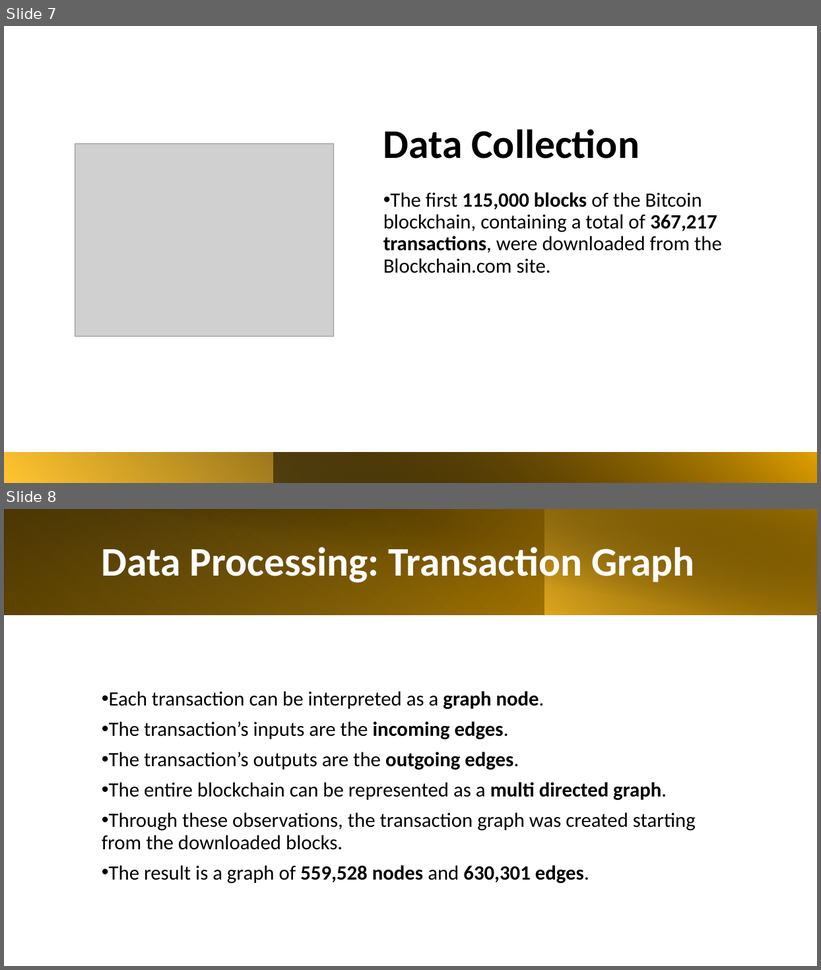
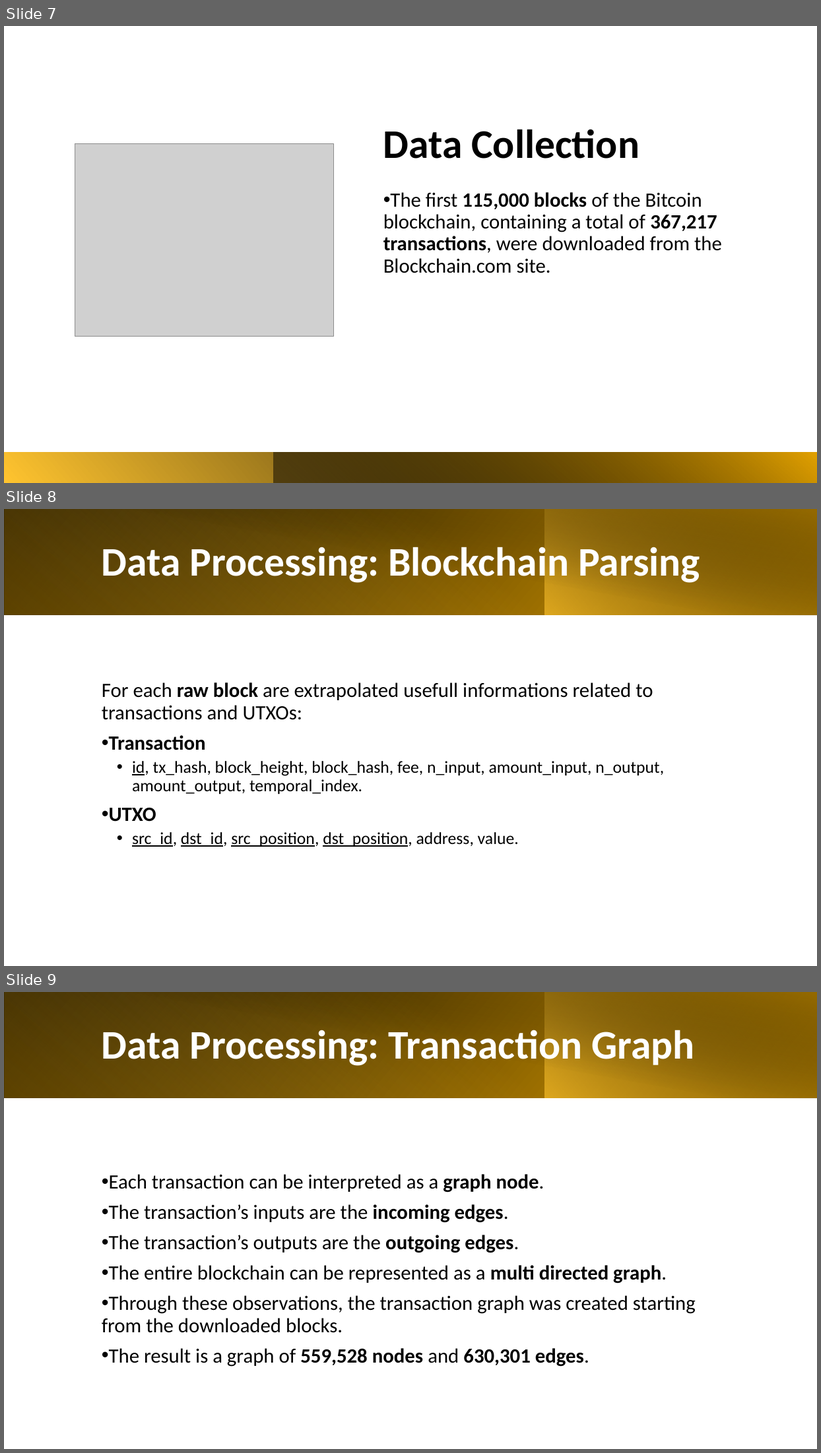
Before and after one commit to VincenzoImp/Bitcoin-Address-Clustering, a slide deck: Bitcoin Address Clustering.pptx. Shown one above the other, each under a label of ours: slides 7 and 8 before the commit, slides 7, 8 and 9 after it. The pictures are 821x970 and 821x1453 pixels, drawn with LibreOffice and Linux fonts; fonts in the diff are those of the drawing; grey boxes stand for pictures. Boxes give left, top, right and bottom in pixels: in the first picture for what was removed or moved away, otherwise in the second. Text is boxed around its words. In the diff, an @@ line names an element or a change of style, - is before the commit and + after.

```diff
--- a/Bitcoin Address Clustering.pptx
+++ b/Bitcoin Address Clustering.pptx
@@ slide 8 added at [4, 509, 817, 966], background #FFFFFF @@
@@ rectangle added at [4, 509, 817, 615], fill gradient #000000 to #E2A200 @@
@@ rectangle added at [4, 509, 546, 615], fill gradient #FFC42F to #976C00 @@
@@ rectangle added at [34, 509, 817, 616], fill gradient #000000 to #976C00 @@
@@ rectangle added at [545, 509, 817, 615], fill gradient #FFC42F to #000000 @@
@@ title added at [102, 547, 700, 586], 48 pt, text #FFFFFF, bold @@
+Data Processing: Blockchain Parsing
@@ text added at [102, 683, 664, 847], 20 pt, text #000000 @@
+For each raw block are extrapolated usefull informations related to transactions and UTXOs:
+• Transaction
+  • id, tx_hash, block_height, block_hash, fee, n_input, amount_input, n_output, amount_output, temporal_index.
+• UTXO
+  • src_id, dst_id, src_position, dst_position, address, value.
@@ what was slide 8 is now slide 9 @@
```
Also in this commit, not shown: 10 slides changed, 1 other slide added, 4 other files.
